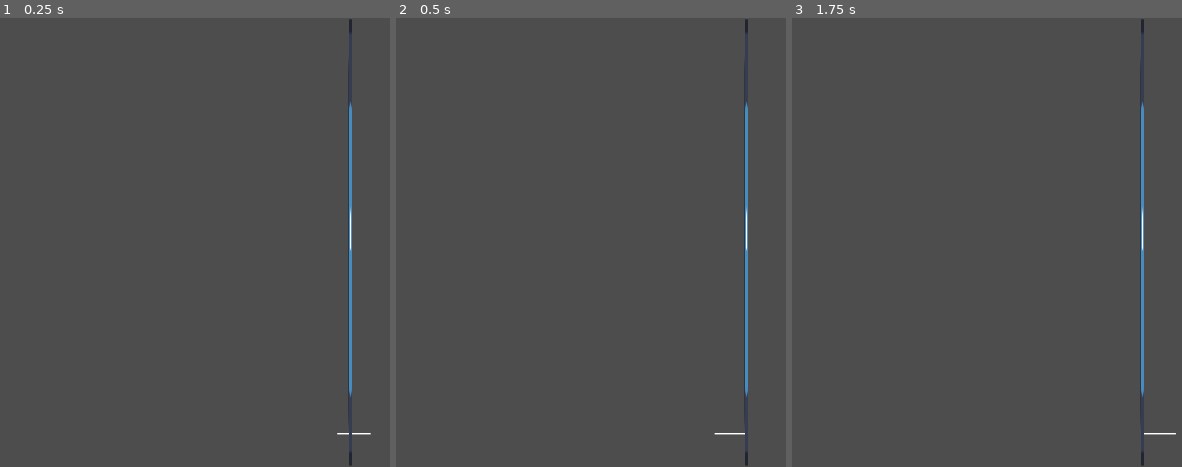
Above: before the commit, frames 1-3 (left to right).
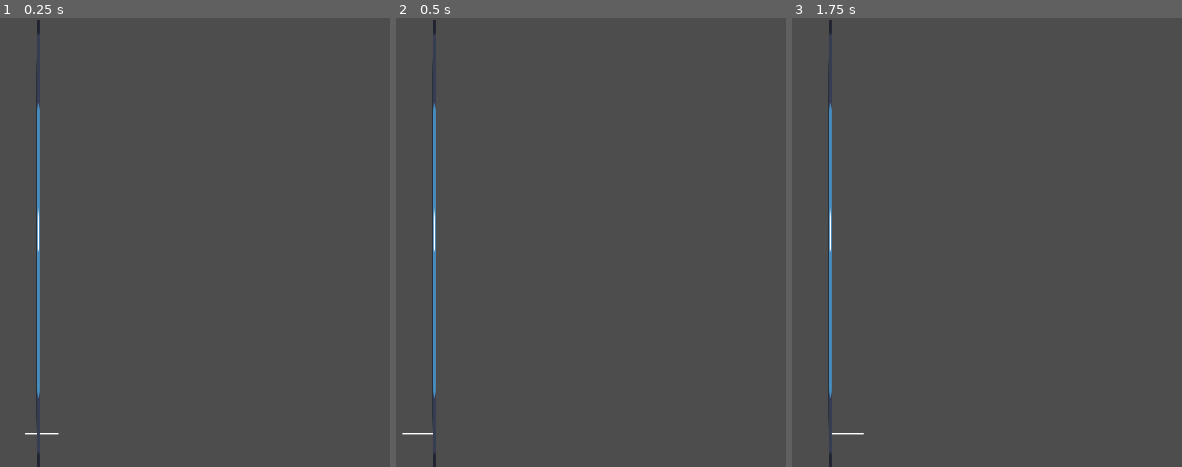
Above: after the commit, the same moments.

Repository: JohannesLadurner/OneButtonGame
Game: Godot game, scene res://scenes/world.tscn
Same seed, same stepped clock (60 frames per second), same inputs: the game is played once before the commit and once after it. The project has no main scene, so this scene is started directly. The engine's default icon, where the game draws it, is replaced by a stand-in: a white triangle on a blue panel in a dark square. Sound files missing from this copy of the repository are replaced by a short silence.
Inputs:
- Up to frame 1 (0.25 s): no input
- Up to frame 2 (0.5 s): no input
- Up to frame 3 (1.75 s): tap Enter at 0.5 s; tap Space at 1.25 s

The runs differ from the first frame. In frame 1, 1.6% of the frame differs, in the area x 6-96%, y 0-100%; in frame 2, 1.6%; in frame 3, 1.6%, in the area x 9-99%, y 0-100%.

Commit message:
feat: added camera offset functionality, refactoring

Diff:
--- a/scenes/world.gd
+++ b/scenes/world.gd
@@ -7,17 +7,17 @@
 	var distance: int
 
 var data_points = []
-var index = 0
-
 var max_height = 500
-var offset = 576
+var camera_offset = 450
 var samples_per_second = 100
 var pixel_per_second
+var music_length
 
 func _ready():
 	$AudioStreamPlayer.stream = load("res://Jetta-I_d-Love-to-Change-the-World-_Matstubs-Remix_.wav")
 	var heights = AudioToWaveform.generate($AudioStreamPlayer.stream, samples_per_second, max_height)
 	data_points = _generate_data_points(heights)
+	music_length = $AudioStreamPlayer.stream.get_length()
 	pixel_per_second = data_points[data_points.size()-1].x/$AudioStreamPlayer.stream.get_length()
 	queue_redraw()
 	$AudioStreamPlayer.play()
@@ -29,15 +29,16 @@
 	#$Sprite2D.position = $Camera2D.position
 
 	#Logic for varying speed based on music intensity. Idea: Progress of music is 75% -> progress of data points must also be 75%
-	var pos = $AudioStreamPlayer.get_playback_position()
-	var music_pos = $AudioStreamPlayer.get_playback_position()/$AudioStreamPlayer.stream.get_length() #Calculate current progress of the music
-	var data_index = ceil(data_points.size() * music_pos) #Apply that progress to the data points and take the x position of it
-	$Camera2D.position.x = data_points[data_index].x + offset
-	$Sprite2D.position = $Camera2D.position
+	var music_pos = $AudioStreamPlayer.get_playback_position()/music_length #Calculate current progress of the music
+	var data_index = ceil(data_points.size() * music_pos) #Apply that progress to the data points
+	var pos_x = data_points[data_index].x #Take the x pos from the data point
+	$Camera2D.position.x = pos_x + camera_offset
+	$Sprite2D.position.x = pos_x
+
 
 func _draw():
 	for i in range(1,data_points.size()):
-		draw_line(Vector2(offset + data_points[i-1].x, data_points[i-1].y), Vector2(offset + data_points[i].x, data_points[i].y), Color.WHITE, 2.0)
+		draw_line(Vector2(data_points[i-1].x, data_points[i-1].y), Vector2(data_points[i].x, data_points[i].y), Color.WHITE, 2.0)
 		var color
 		if i % samples_per_second == 0: color = Color.RED
 		else: color = Color.ORANGE
